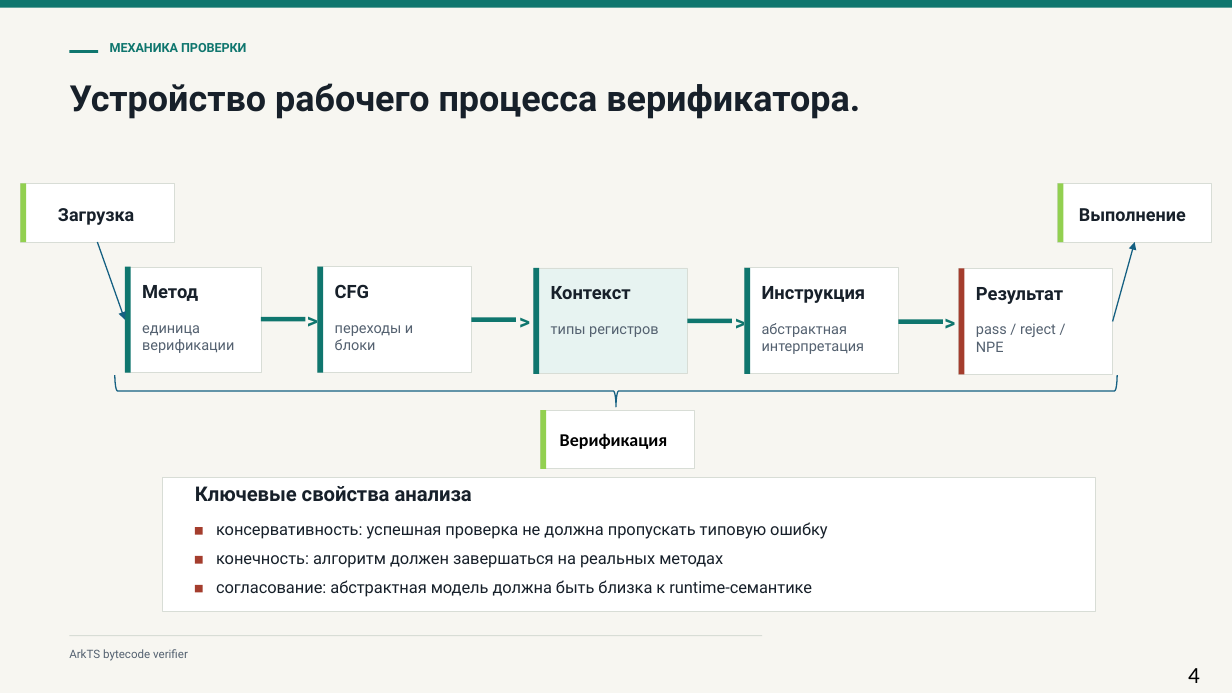
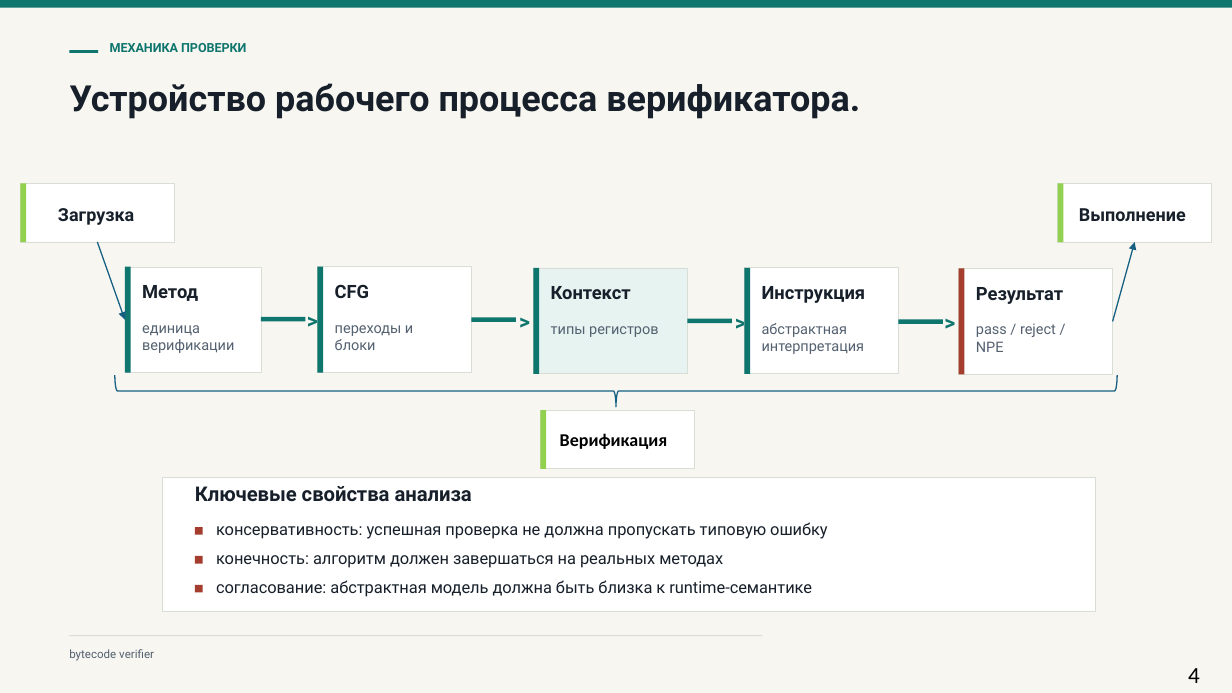
Before and after one commit to MaxGroshev/mipt-diplom, a slide deck: slide 4 of my_new_template/presentaton/arkts_verifier_defense_template.pptx. Drawn at 1232x693 pixels with LibreOffice and Linux fonts; fonts in the diff are those of the drawing. Boxes give left, top, right and bottom in pixels: in the first picture for what was removed or moved away, otherwise in the second. Text is boxed around its words. In the diff, an @@ line names an element or a change of style, - is before the commit and + after.

```diff
--- a/my_new_template/presentaton/arkts_verifier_defense_template.pptx
+++ b/my_new_template/presentaton/arkts_verifier_defense_template.pptx
@@ text at bbox=[69, 649, 154, 661]: text changed @@
-ArkTS bytecode verifier
+bytecode verifier
```
Also in this commit, not shown: 7 other slides changed, 12 other files.
